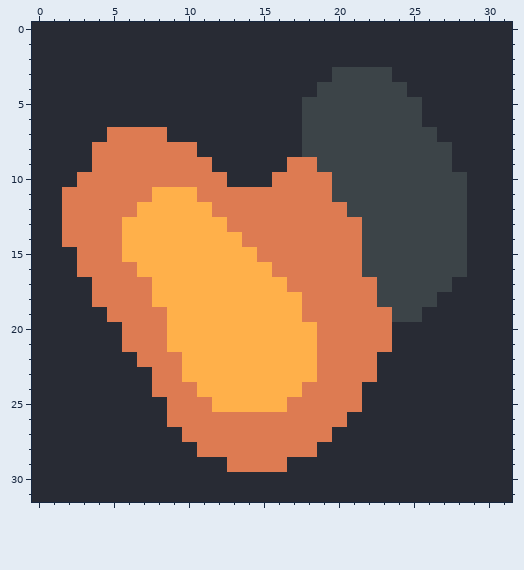
Pixel-art sprite: assets/sprites/blocks/environment/magmacarbon-stone3.png. That is the earlier state.
The file is 32x32 pixels.
And afterwards:
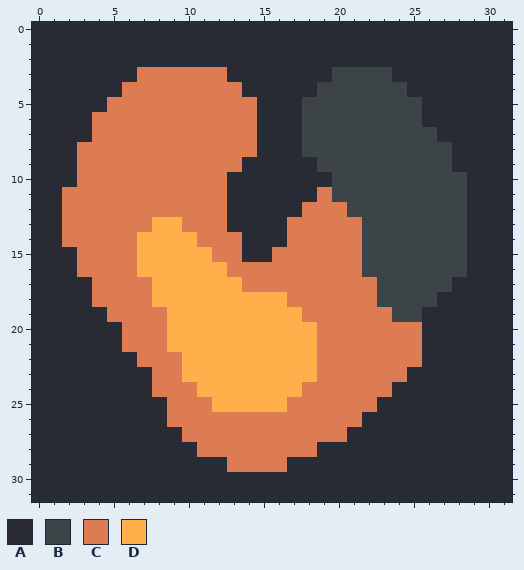
Palette (. is transparent): A #282b34  B #3c4448  C #dd7b52  D #ffb04a
Difference:
y 3: x 7..12 AAAAAA -> CCCCCC
y 4: x 6..13 AAAAAAAA -> CCCCCCCC
y 5: x 5..14 AAAAAAAAAA -> CCCCCCCCCC
y 6: x 4..14 AAAAAAAAAAA -> CCCCCCCCCCC
y 7: x 4 A -> C; x 9..14 AAAAAA -> CCCCCC
y 8: x 3 A -> C; x 11..14 AAAA -> CCCC
y 9: x 3 A -> C; x 12..13 AA -> CC; x 17..18 CC -> AA
y 10: x 16..19 CCCC -> AAAA
y 11: x 8..10 DDD -> CCC; x 13..18 CCCCCC -> AAAAAA
y 12: x 7..11 DDDDD -> CCCCC; x 13..17 CCCCC -> AAAAA
y 13: x 6..7 DD -> CC; x 10..16 DDDCCCC -> CCCAAAA
y 14: x 6 D -> C; x 11..16 DDDCCC -> CCCAAA
y 15: x 6 D -> C; x 12..15 DDDC -> CCAA
y 16: x 13..15 DDD -> CCC
y 17: x 14..16 DDD -> CCC
y 18: x 17 D -> C
y 20..21: x 24..25 AA -> CC
y 22: x 23..25 AAA -> CCC
y 23: x 23..24 AA -> CC
y 24: x 22..23 AA -> CC
y 25: x 22 A -> C
y 26: x 21 A -> C
y 27: x 20 A -> C
